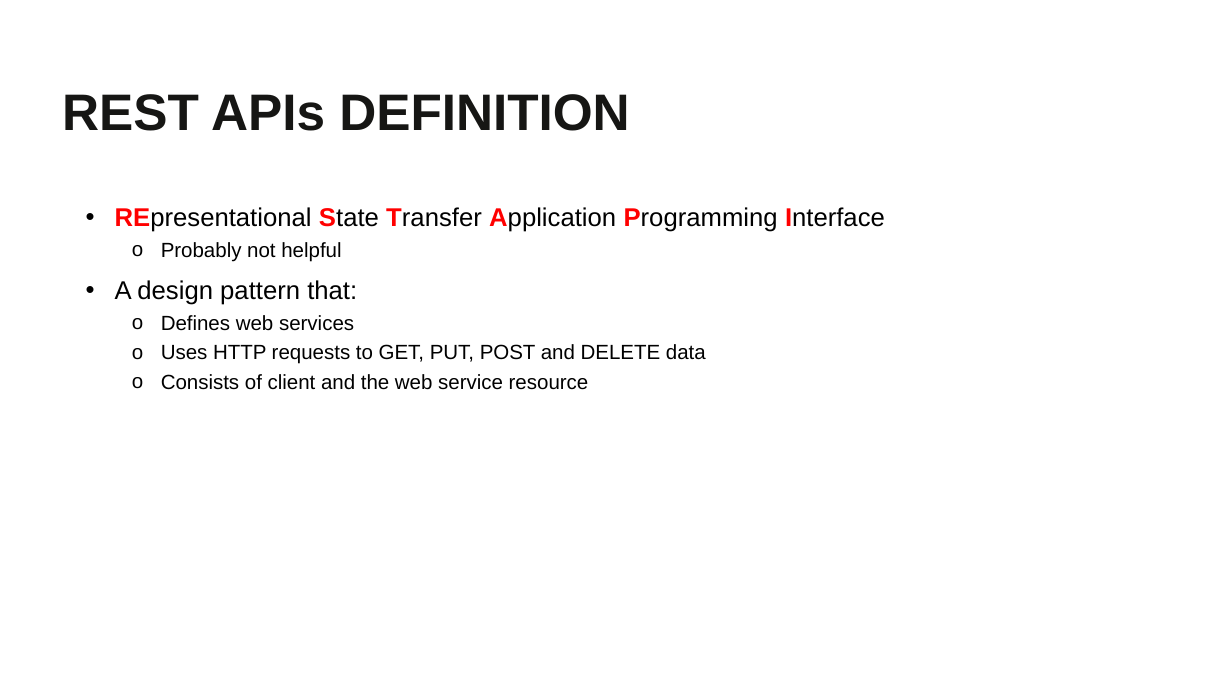
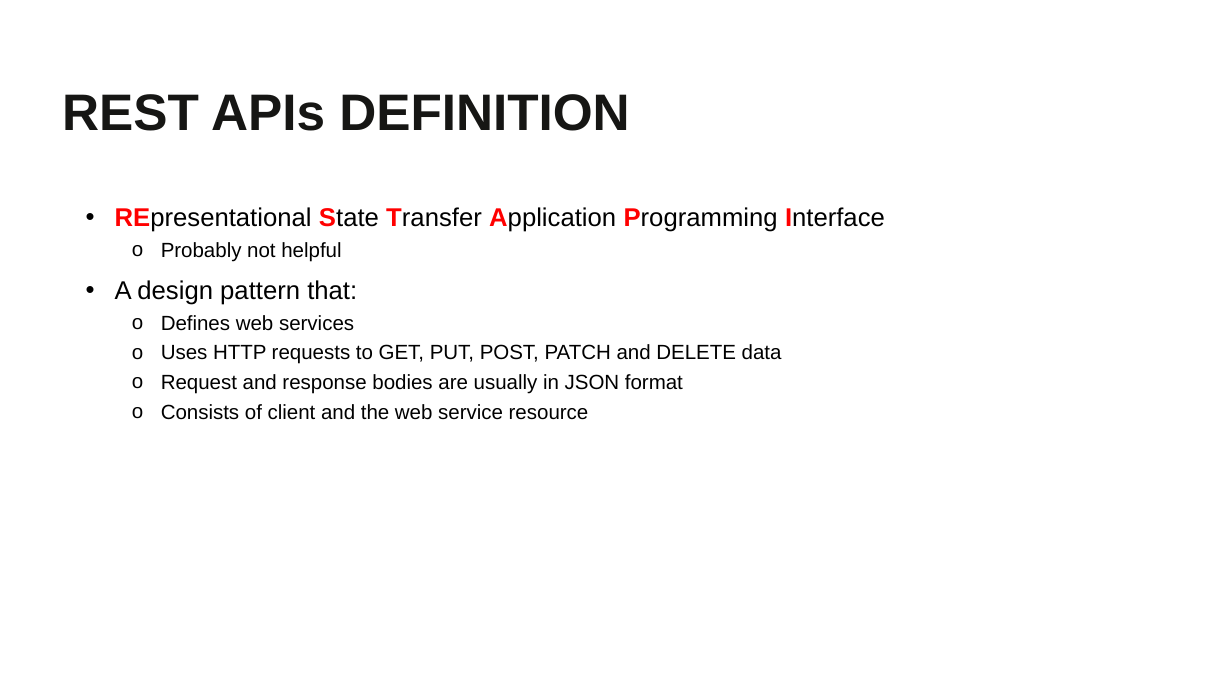
Before and after one commit to BrightcoveLearning/BCL-LearningSamples, a slide deck: slide 4 of PLAYTV2020/matt-boles-video.pptx. Drawn at 1232x693 pixels with LibreOffice and Linux fonts; fonts in the diff are those of the drawing; background and template pictures are left out. Boxes give left, top, right and bottom in pixels: in the first picture for what was removed or moved away, otherwise in the second. Text is boxed around its words. In the diff, an @@ line names an element or a change of style, - is before the commit and + after.

```diff
--- a/PLAYTV2020/matt-boles-video.pptx
+++ b/PLAYTV2020/matt-boles-video.pptx
@@ text at [161,344,782,394]: text changed @@
-  o Uses HTTP requests to GET, PUT, POST and DELETE data
+  o Uses HTTP requests to GET, PUT, POST, PATCH and DELETE data
+  o Request and response bodies are usually in JSON format
```
Also in this commit, not shown: 5 other slides changed.
